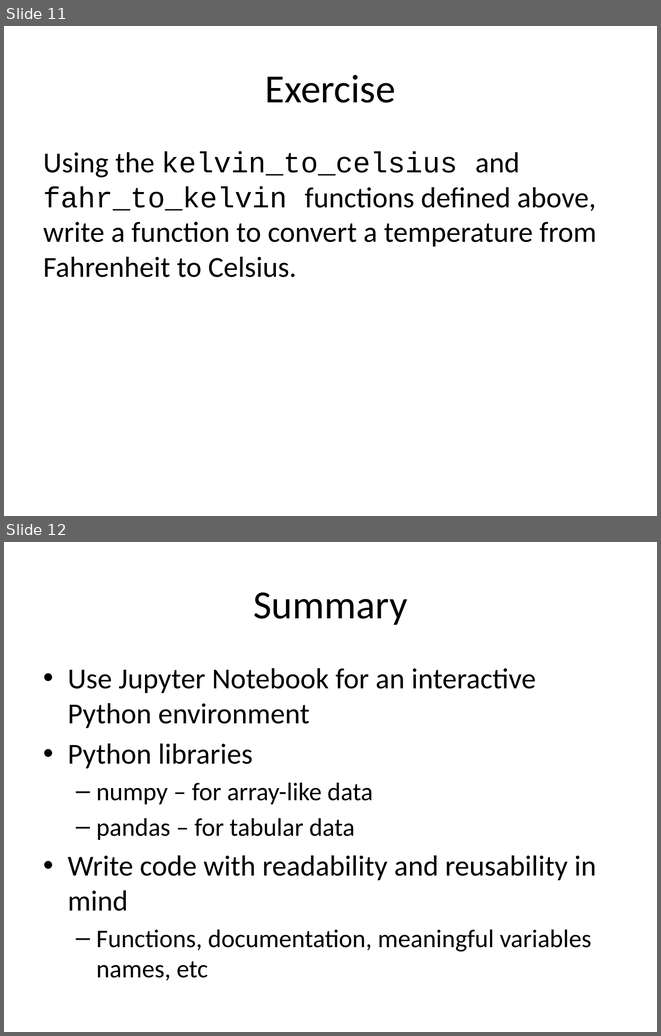
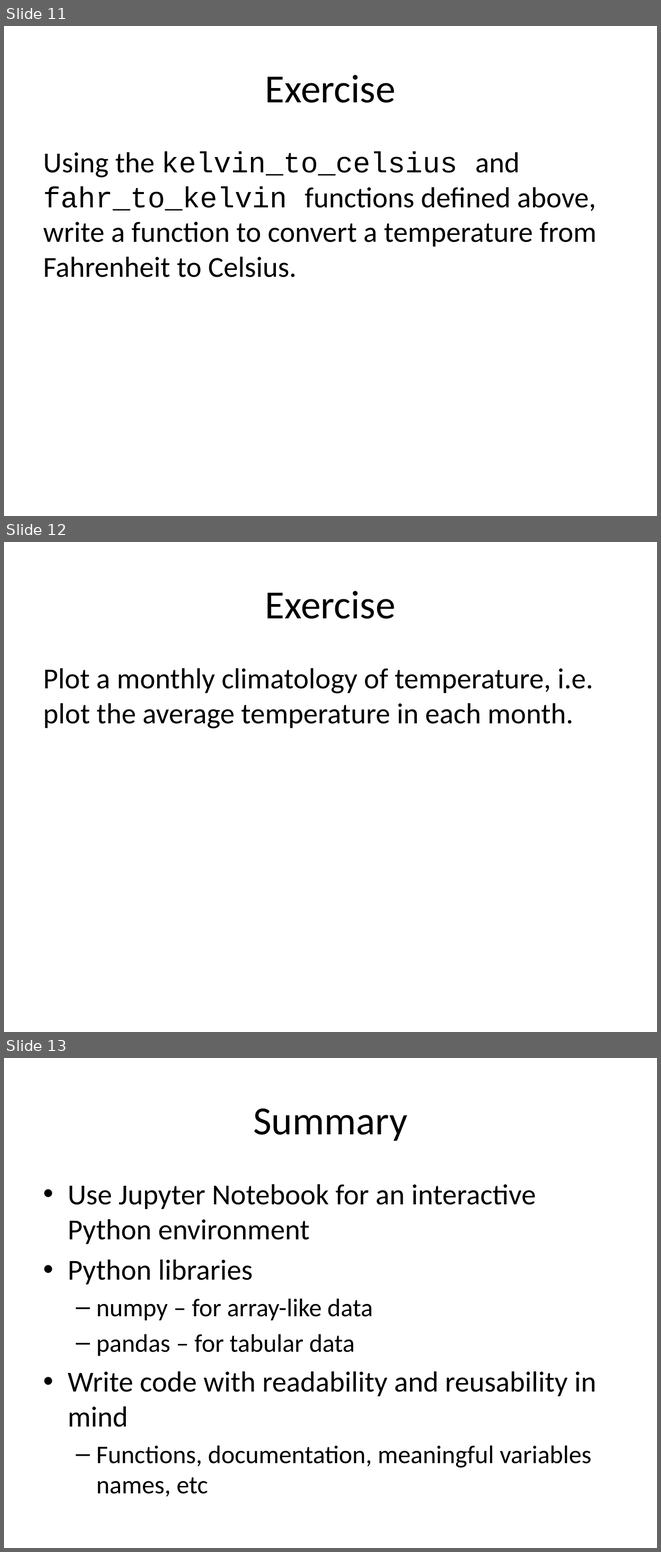
Before and after one commit to adsmithca/DFO_R_workshops, a slide deck: dfo_python_intro/Introduction to Python.pptx. Shown one above the other, each under a label of ours: slides 11 and 12 before the commit, slides 11, 12 and 13 after it. The pictures are 661x1036 and 661x1552 pixels, drawn with LibreOffice and Linux fonts; fonts in the diff are those of the drawing. Boxes give left, top, right and bottom in pixels: in the first picture for what was removed or moved away, otherwise in the second. Text is boxed around its words. In the diff, an @@ line names an element or a change of style, - is before the commit and + after.

Commit message:
Added on exercise

```diff
--- a/dfo_python_intro/Introduction to Python.pptx
+++ b/dfo_python_intro/Introduction to Python.pptx
@@ slide 12 added at [4,542,657,1032], background #FFFFFF @@
@@ title added at [265,591,396,619], 44 pt, text #000000 @@
+Exercise
@@ text added at [43,668,593,729], 32 pt, text #000000 @@
+Plot a monthly climatology of temperature, i.e. plot the average temperature in each month.
@@ what was slide 12 is now slide 13 @@
```
Also in this commit, not shown: 1 other file.
